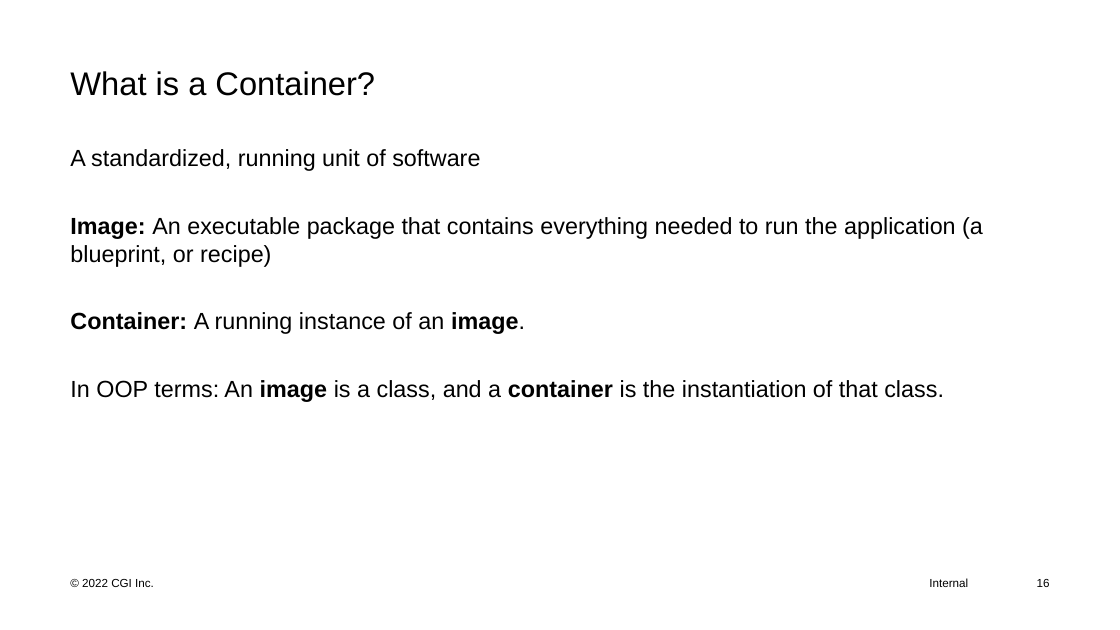
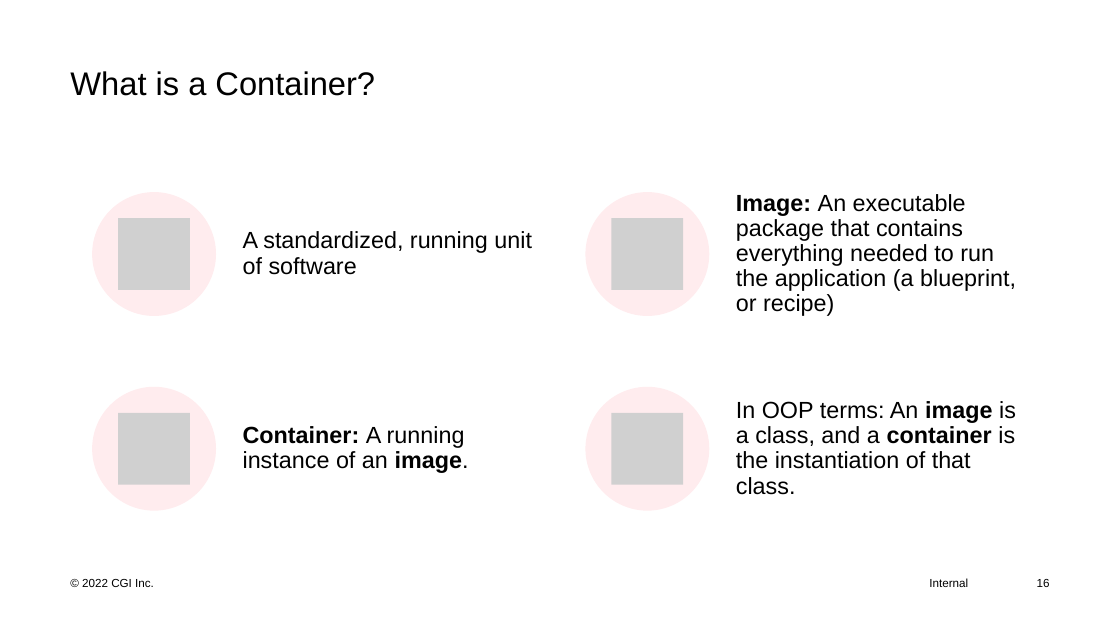
Before and after one commit to favna/docker-workshop, a slide deck: slide 16 of containerization.pptx. Drawn at 1120x630 pixels with LibreOffice and Linux fonts; fonts in the diff are those of the drawing; grey boxes stand for pictures. Boxes give left, top, right and bottom in pixels: in the first picture for what was removed or moved away, otherwise in the second. Text is boxed around its words. In the diff, an @@ line names an element or a change of style, - is before the commit and + after.

```diff
--- a/containerization.pptx
+++ b/containerization.pptx
@@ text removed at <box>70,149,983,402</box> @@
-A standardized, running unit of software
-Image: An executable package that contains everything needed to run the application (a blueprint, or recipe)
-Container: A running instance of an image.
-In OOP terms: An image is a class, and a container is the instantiation of that class.
@@ group added at <box>92,192,1016,510</box>: 4 ellipses, 4 pictures, 4 texts @@
+A standardized, running unit of software
+Image: An executable package that contains everything needed to run the application (a blueprint, or recipe)
+Container: A running instance of an image.
+In OOP terms: An image is a class, and a container is the instantiation of that class.
```
Also in this commit, not shown: 13 other slides changed, 3 slides removed, 30 other files.
